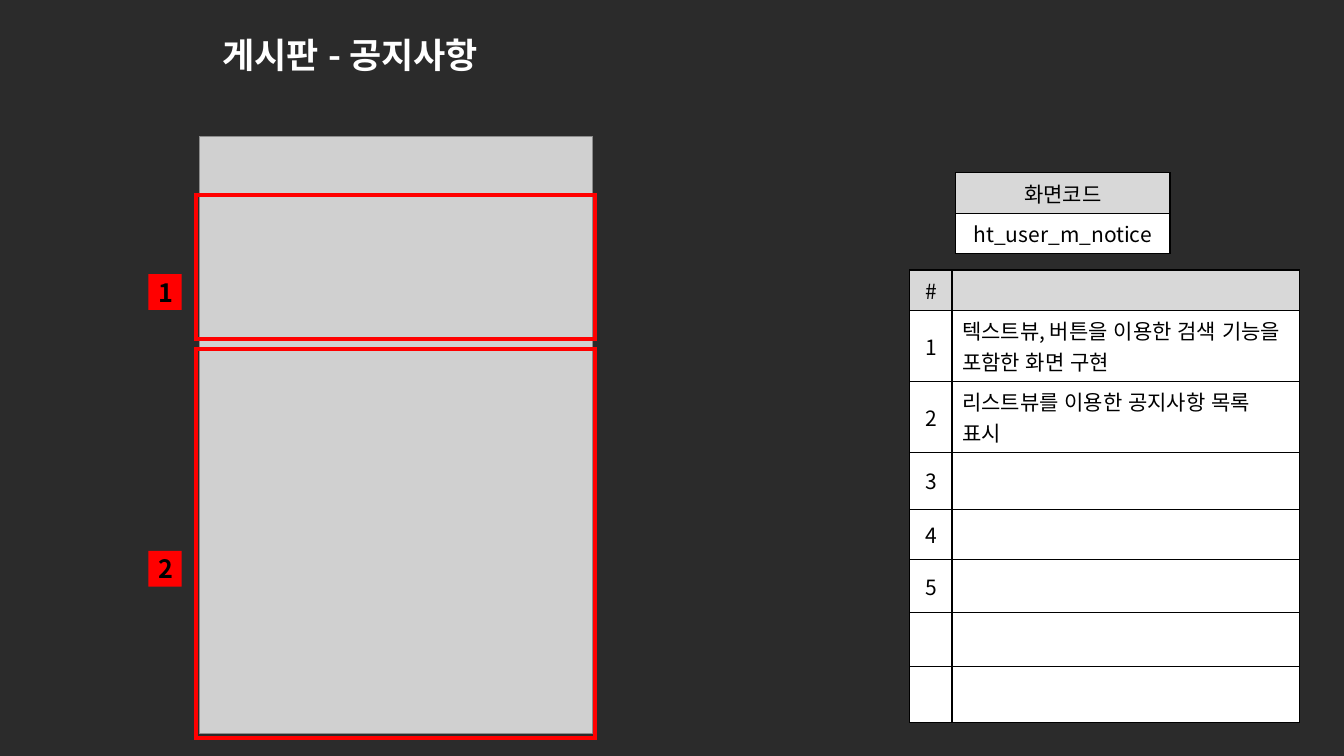
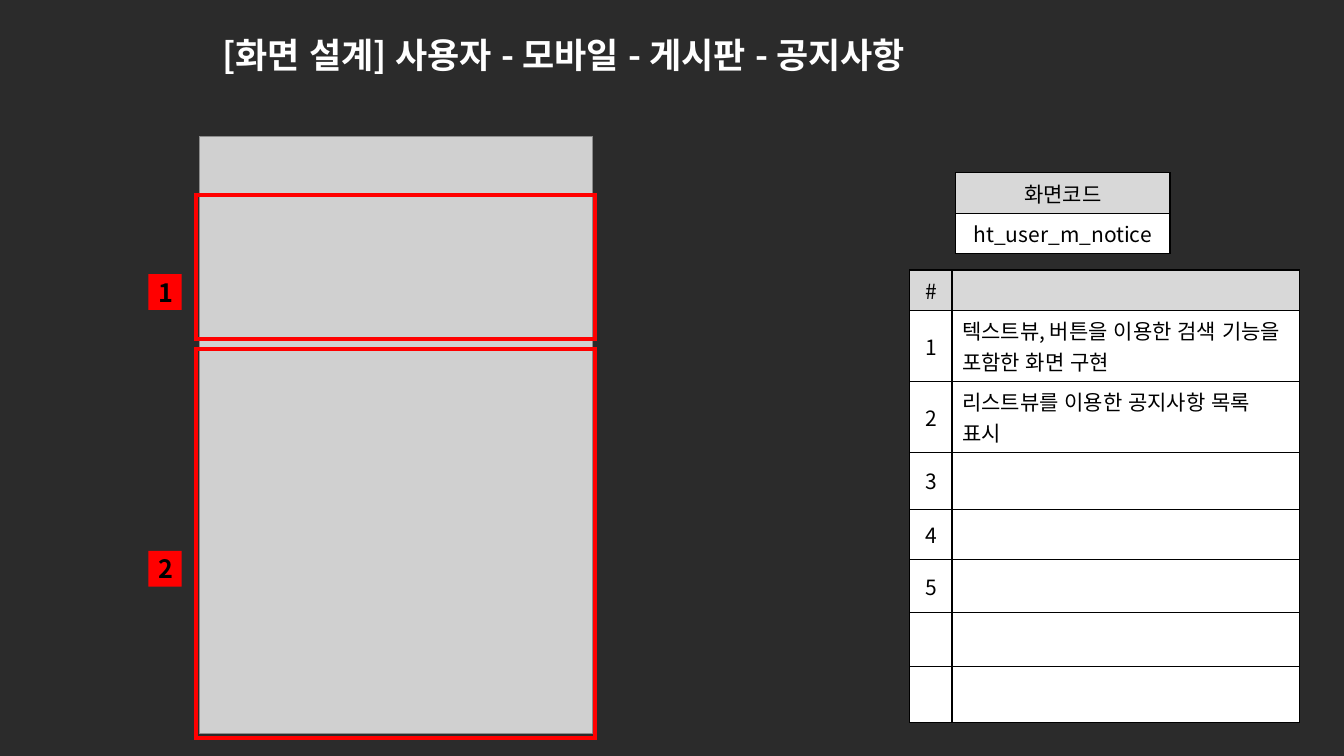
Before and after one commit to ezenteam2/e-Zone, a slide deck: slide 4 of 0 발표용 파워포인트/project05 - 파워포인트 종합 - 현태.pptx. Drawn at 1344x756 pixels with LibreOffice and Linux fonts; fonts in the diff are those of the drawing; grey boxes stand for pictures; background and template pictures are left out; a plain dark background stands for a picture behind light text. Boxes give left, top, right and bottom in pixels: in the first picture for what was removed or moved away, otherwise in the second. Text is boxed around its words. In the diff, an @@ line names an element or a change of style, - is before the commit and + after.

```diff
--- a/0 발표용 파워포인트/project05 - 파워포인트 종합 - 현태.pptx
+++ b/0 발표용 파워포인트/project05 - 파워포인트 종합 - 현태.pptx
@@ text at (222, 38, 905, 74): text changed @@
-게시판 - 공지사항
+[화면 설계] 사용자 - 모바일 - 게시판 - 공지사항
```
Also in this commit, not shown: 19 other slides changed, 1 other file.
